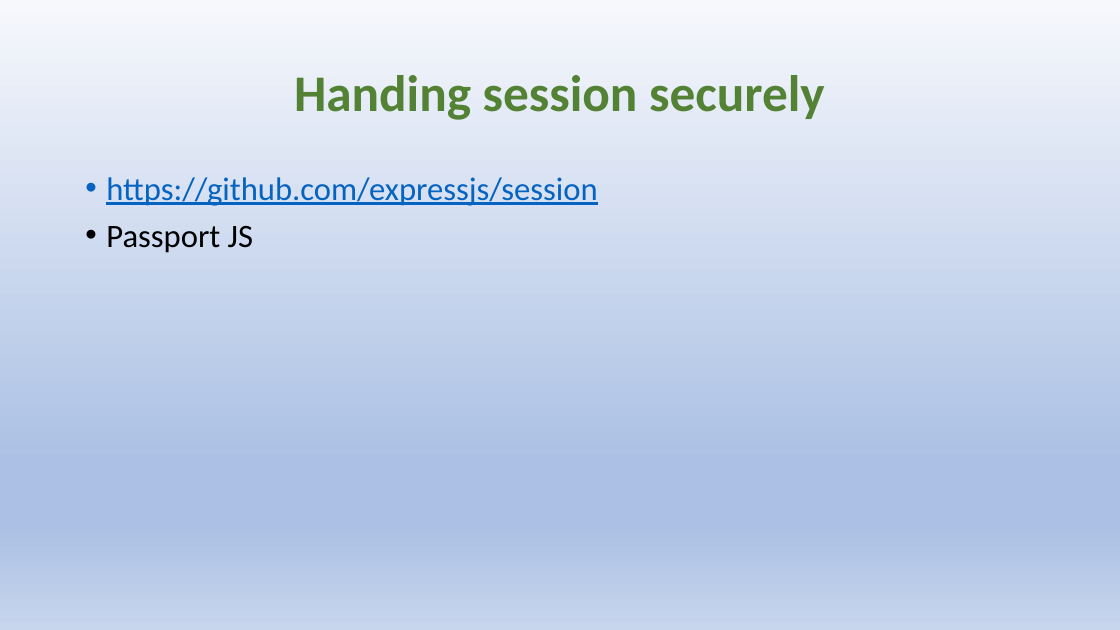
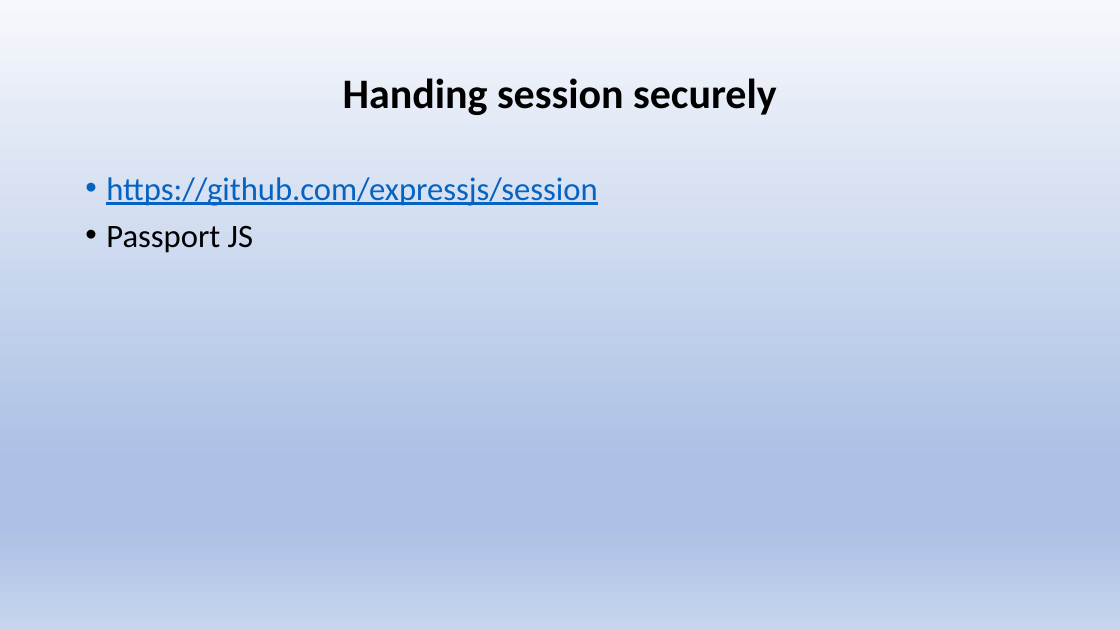
Before and after one commit to mahesh9696/meanstack, a slide deck: slide 62 of meanstack.pptx. Drawn at 1120x630 pixels with LibreOffice and Linux fonts; fonts in the diff are those of the drawing. Boxes give left, top, right and bottom in pixels: in the first picture for what was removed or moved away, otherwise in the second. Text is boxed around its words. In the diff, an @@ line names an element or a change of style, - is before the commit and + after.

```diff
--- a/meanstack.pptx
+++ b/meanstack.pptx
@@ title "Handing session securely" at [343,78,777,115]: size 44 to 36 pt, text colour #548235 to #000000 @@
```
Also in this commit, not shown: 77 other slides changed.
